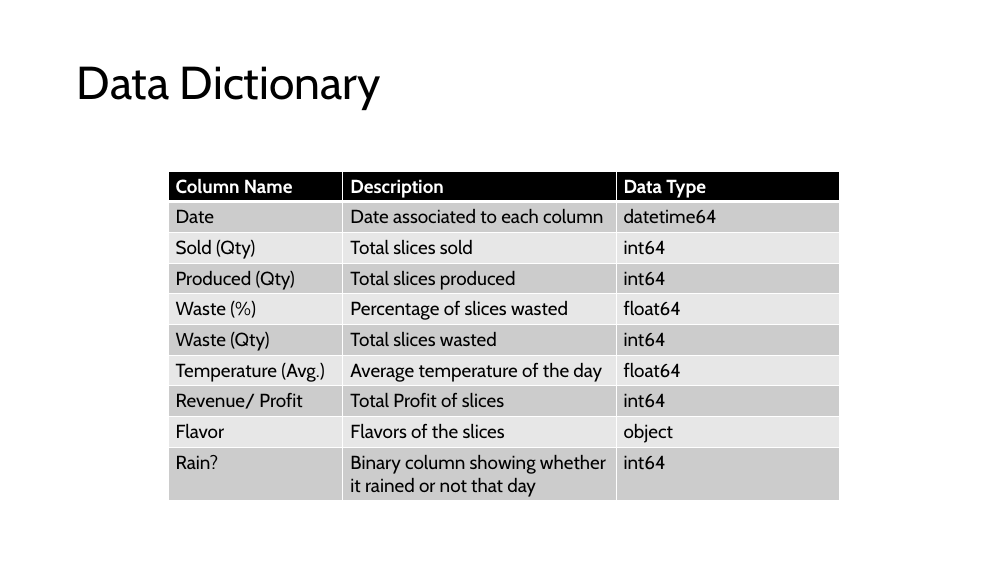
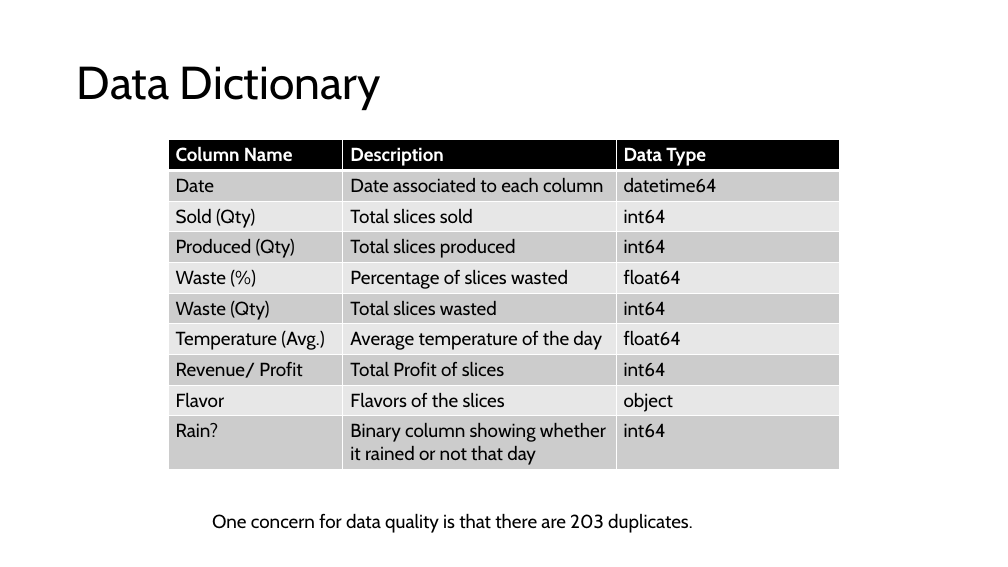
Before and after one commit to sefg22/capstone_brainstation, a slide deck: slide 4 of docs/Sprint 1.pptx. Drawn at 1008x567 pixels with LibreOffice and Linux fonts; fonts in the diff are those of the drawing. Boxes give left, top, right and bottom in pixels: in the first picture for what was removed or moved away, otherwise in the second. Text is boxed around its words. In the diff, an @@ line names an element or a change of style, - is before the commit and + after.

```diff
--- a/docs/Sprint 1.pptx
+++ b/docs/Sprint 1.pptx
@@ table: place and size @@
-table at [168,171,839,522]
+table at [168,140,839,491]
@@ text added at [212,513,692,533], 18 pt, text #000000 @@
+One concern for data quality is that there are 203 duplicates.
```
Also in this commit, not shown: 2 other slides changed.
